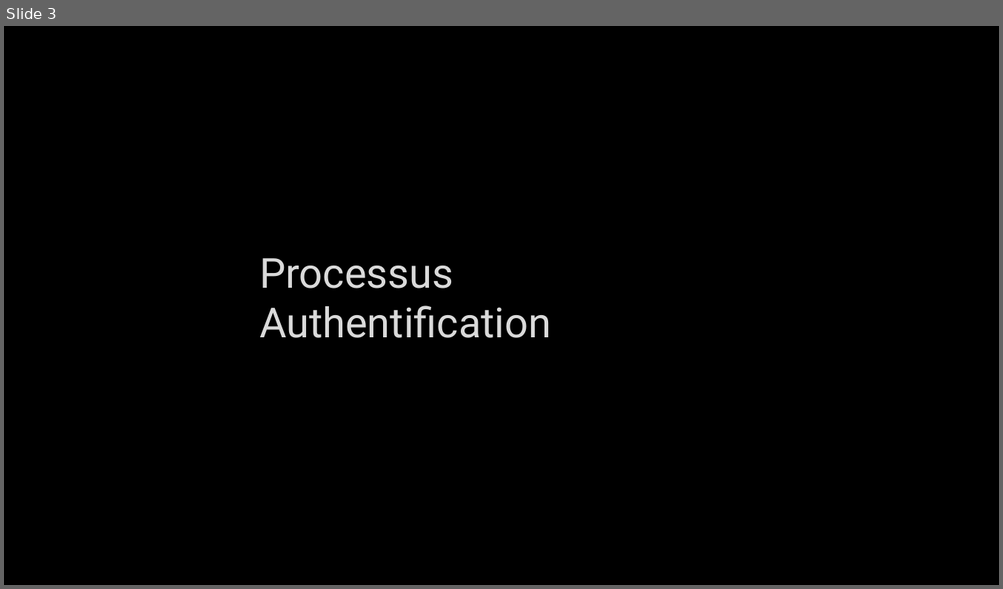
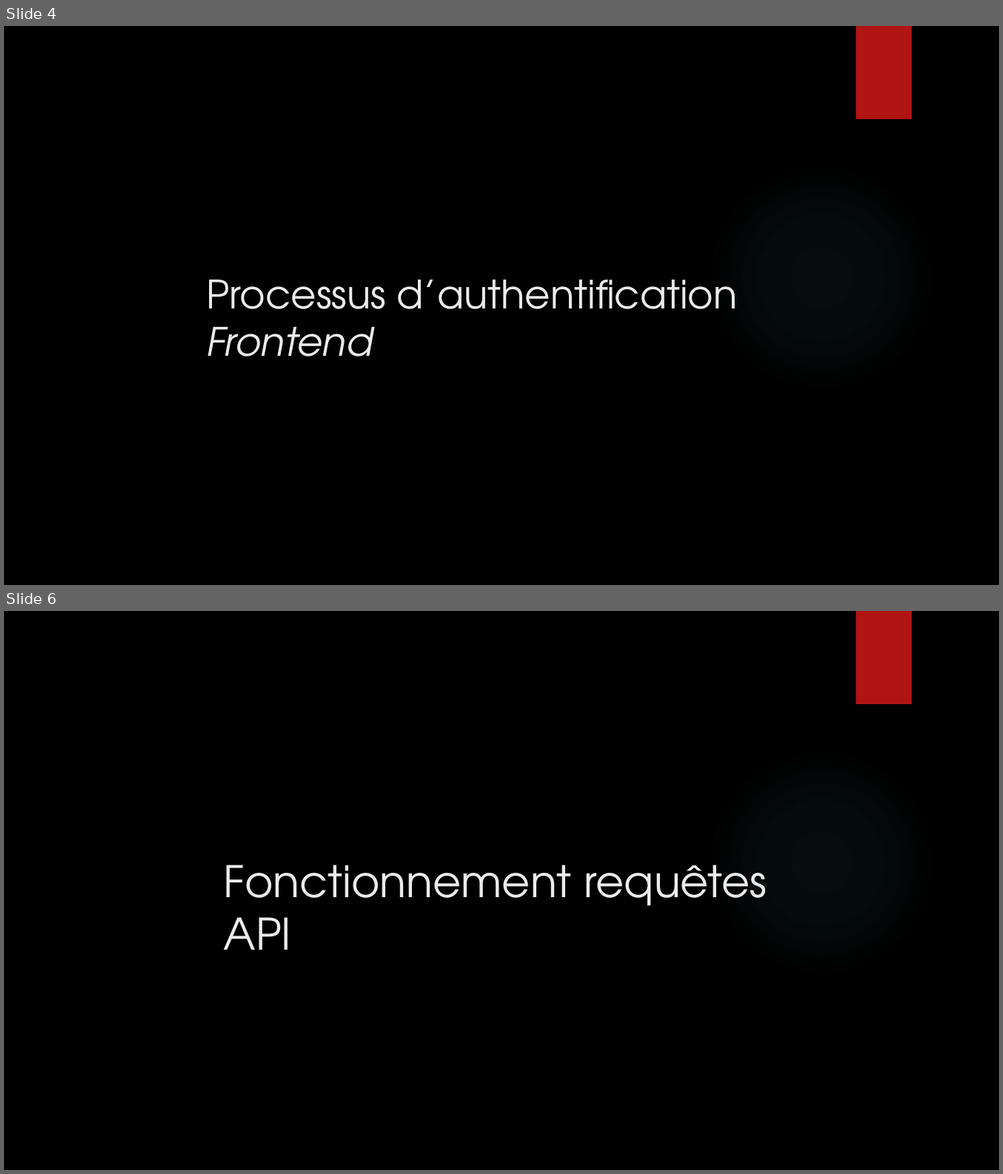
Before and after one commit to mbonjour/Shoot4Stats, a slide deck: Documentation/Défense/Shoot4stats.pptx. Shown one above the other, each under a label of ours: slide 3 before the commit, slides 4 and 6 after it; the slides between them are not shown. The pictures are 1003x589 and 1003x1174 pixels, drawn with LibreOffice and Linux fonts; fonts in the diff are those of the drawing; background and template pictures are left out. Boxes give left, top, right and bottom in pixels: in the first picture for what was removed or moved away, otherwise in the second. Text is boxed around its words. In the diff, an @@ line names an element or a change of style, - is before the commit and + after.

```diff
--- a/Documentation/Défense/Shoot4stats.pptx
+++ b/Documentation/Défense/Shoot4stats.pptx
@@ slide 6 added at bbox=[4, 611, 999, 1170], background picture (left out); not listed: 2 template elements that a slide beside it also shows @@
@@ title added at bbox=[224, 865, 766, 950], 42 pt, text #EBEBEB @@
+Fonctionnement requêtes API
@@ what was slide 3 is now slide 4 @@
@@ slide 4 changed as well @@
@@ rectangle added at bbox=[855, 26, 911, 119], fill #B01513 @@
@@ ellipse added at bbox=[706, 163, 936, 392], fill gradient #50B9C1 @@
@@ title "Processus d’authentification Frontend" at bbox=[206, 280, 737, 357]: vertical alignment middle to top @@
@@ title at bbox=[206, 280, 737, 357]: text changed; size 40 to 37.8 pt; font Roboto to TeX Gyre Adventor; text colour #DADADA to #EBEBEB @@
-Processus Authentification
+Processus d’authentification Frontend
```
Also in this commit, not shown: 9 other slides changed, 2 other slides added, 1 slide removed.
